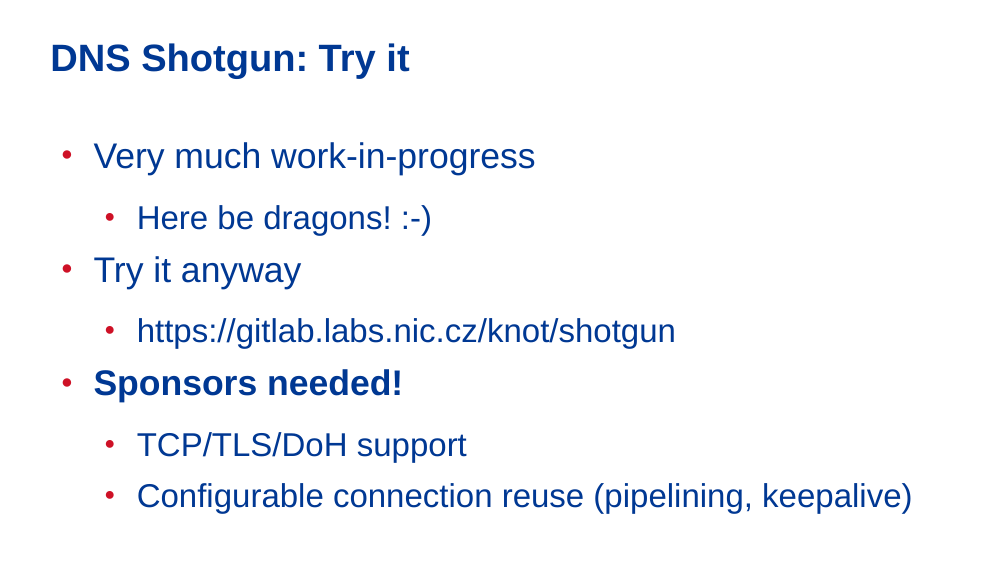
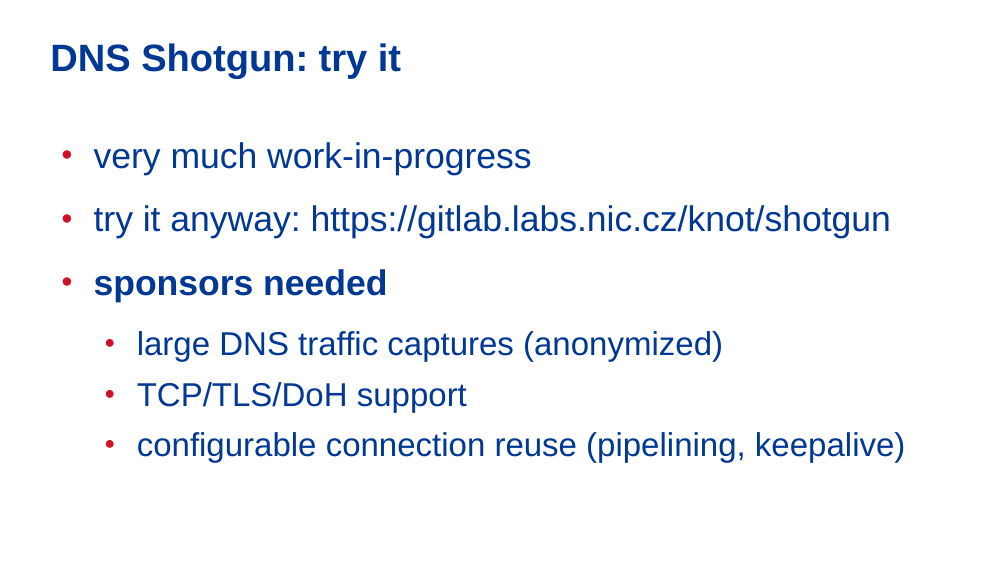
Before and after one commit to vcunat/nic-slides, a slide deck: slide 32 of 19-bench/benchmarking.odp (slide 33 before the commit). Drawn at 1008x567 pixels with LibreOffice and Linux fonts; fonts in the diff are those of the drawing; background and template pictures are left out. Boxes give left, top, right and bottom in pixels: in the first picture for what was removed or moved away, otherwise in the second. Text is boxed around its words. In the diff, an @@ line names an element or a change of style, - is before the commit and + after.

```diff
--- a/19-bench/benchmarking.odp
+++ b/19-bench/benchmarking.odp
@@ title at [50,43,401,79]: text changed @@
-DNS Shotgun: Try it
+DNS Shotgun: try it
@@ text at [94,142,891,362]: text changed; size 26 to 28 pt @@
-● Very much work-in-progress
-  ● Here be dragons! :-)
-● Try it anyway
-  ● https://gitlab.labs.nic.cz/knot/shotgun
-● Sponsors needed!
+● very much work-in-progress
+● try it anyway: https://gitlab.labs.nic.cz/knot/shotgun
+● sponsors needed
+  ● large DNS traffic captures (anonymized)
@@ text at [137,432,905,463]: text changed @@
-  ● Configurable connection reuse (pipelining, keepalive)
+  ● configurable connection reuse (pipelining, keepalive)
```
Also in this commit, not shown: 17 other slides changed, 1 slide removed.
